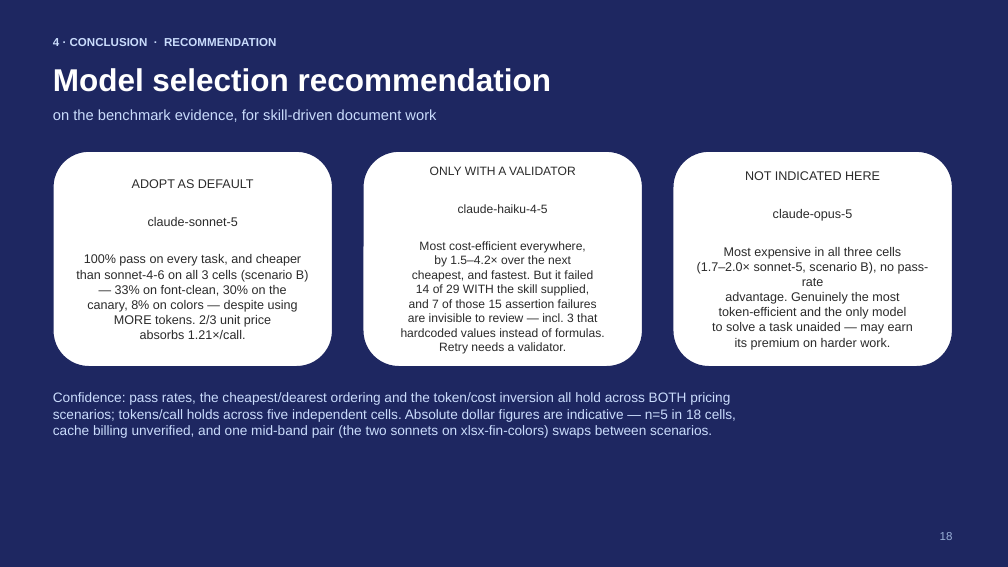
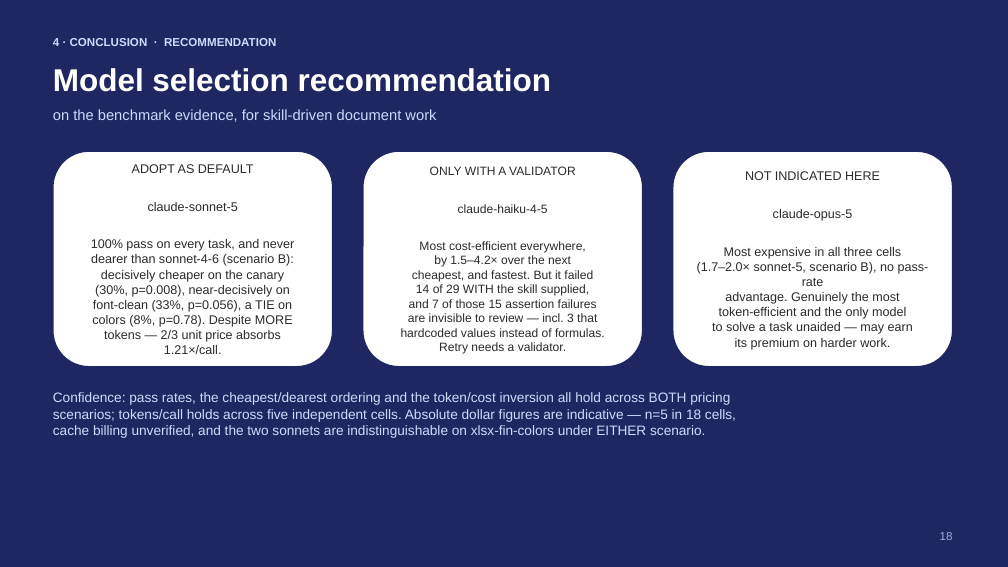
Before and after one commit to rossoctl/autobench-claudecode, a slide deck: slide 18 of results/autobench-claudecode-summary.pptx. Drawn at 1008x567 pixels with LibreOffice and Linux fonts; fonts in the diff are those of the drawing. Boxes give left, top, right and bottom in pixels: in the first picture for what was removed or moved away, otherwise in the second. Text is boxed around its words. In the diff, an @@ line names an element or a change of style, - is before the commit and + after.

```diff
--- a/results/autobench-claudecode-summary.pptx
+++ b/results/autobench-claudecode-summary.pptx
@@ text in rounded rectangle at <box>91,239,294,354</box>: text changed @@
-100% pass on every task, and cheaper
-than sonnet-4-6 on all 3 cells (scenario B)
-— 33% on font-clean, 30% on the
-canary, 8% on colors — despite using
-MORE tokens. 2/3 unit price
-absorbs 1.21×/call.
+100% pass on every task, and never
+dearer than sonnet-4-6 (scenario B):
+decisively cheaper on the canary
+(30%, p=0.008), near-decisively on
+font-clean (33%, p=0.056), a TIE on
+colors (8%, p=0.78). Despite MORE
+tokens — 2/3 unit price absorbs
+1.21×/call.
@@ text at <box>53,425,705,438</box>: text changed @@
-cache billing unverified, and one mid-band pair (the two sonnets on xlsx-fin-colors) swaps between scenarios.
+cache billing unverified, and the two sonnets are indistinguishable on xlsx-fin-colors under EITHER scenario.
```
Also in this commit, not shown: 3 other slides changed, 4 other files.
